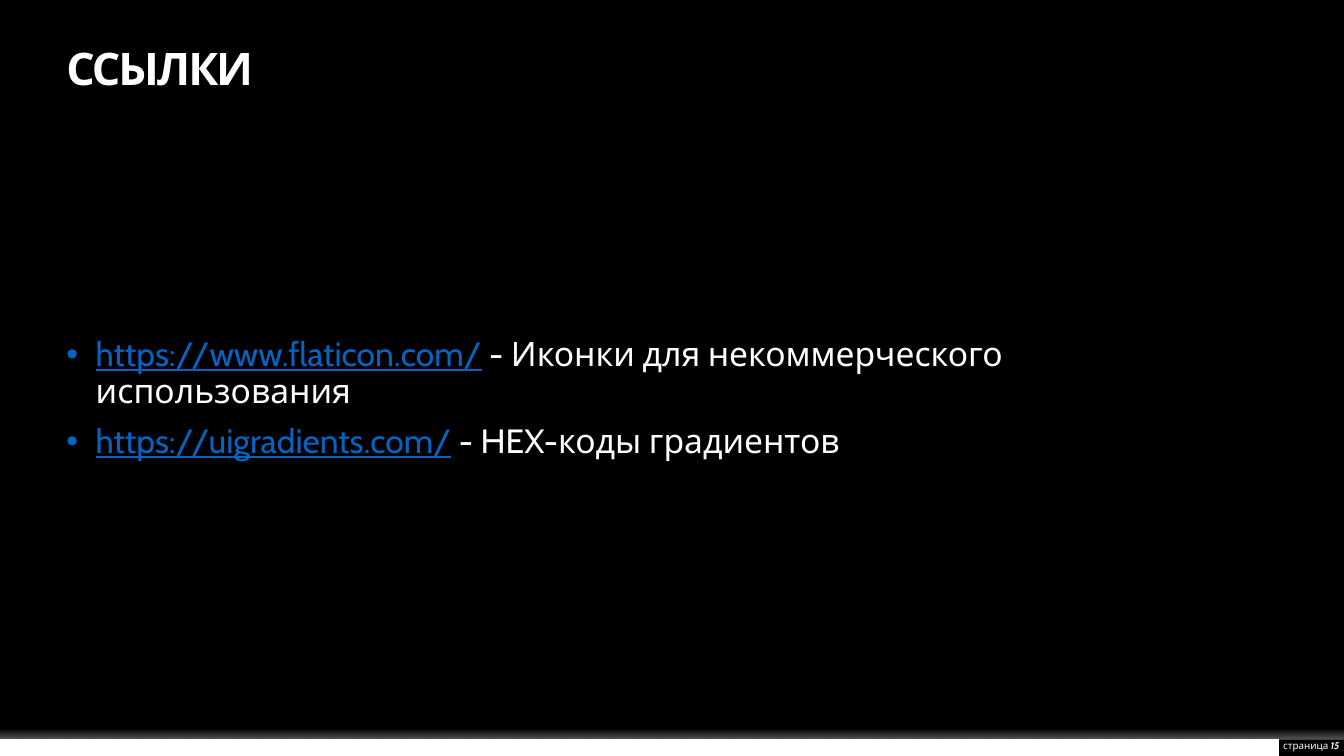
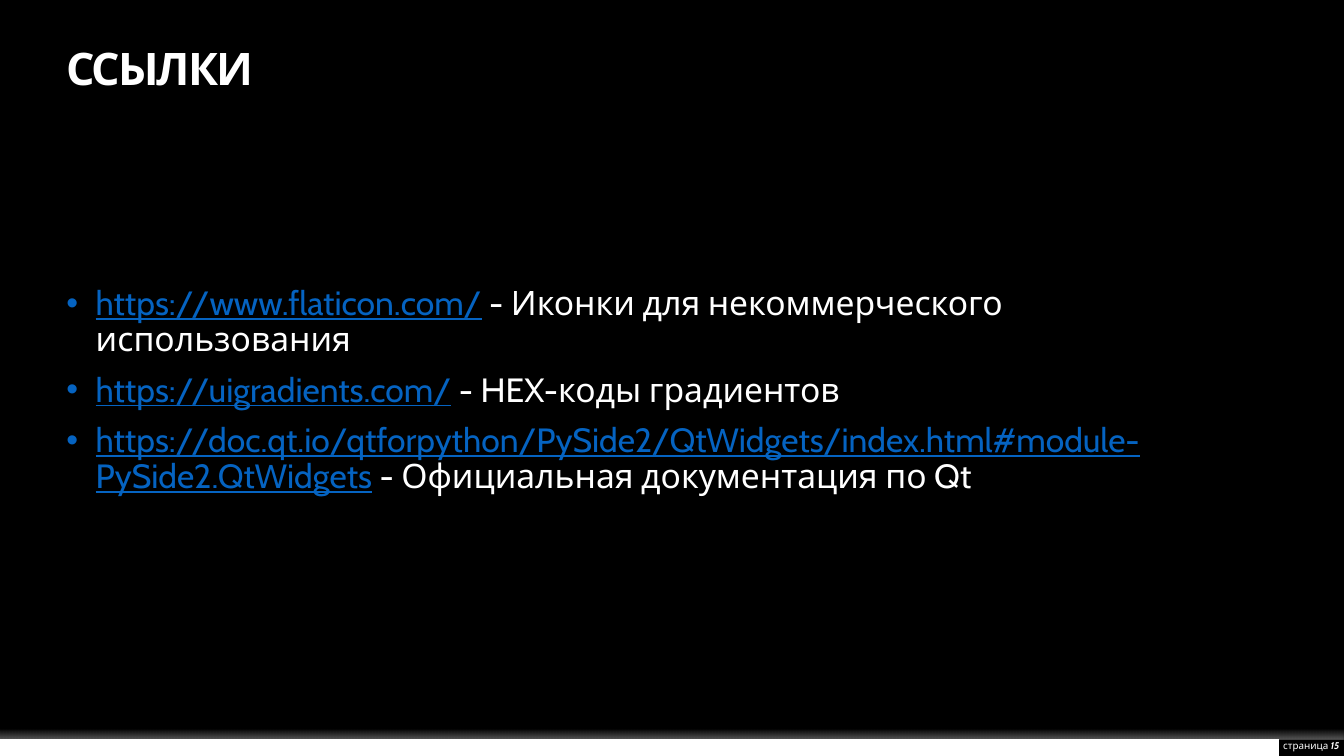
Before and after one commit to EgorBlyablin/MyMemo, a slide deck: slide 15 of MyMemo.pptx. Drawn at 1344x756 pixels with LibreOffice and Linux fonts; fonts in the diff are those of the drawing; background and template pictures are left out. Boxes give left, top, right and bottom in pixels: in the first picture for what was removed or moved away, otherwise in the second. Text is boxed around its words. In the diff, an @@ line names an element or a change of style, - is before the commit and + after.

```diff
--- a/MyMemo.pptx
+++ b/MyMemo.pptx
@@ text "https://www.flaticon.com/ - Иконки для некоммерческого ...": place and size @@
-text "https://www.flaticon.com/ - Иконки для некоммерческого ..." at [96, 341, 1003, 461]
+text "https://www.flaticon.com/ - Иконки для некоммерческого ..." at [96, 290, 1140, 496]
@@ text at [96, 427, 1140, 496]: paragraph added @@
+• https://doc.qt.io/qtforpython/PySide2/QtWidgets/index.html#module-PySide2.QtWidgets - Официальная документация по Qt
```
Also in this commit, not shown: 2 other slides changed.
